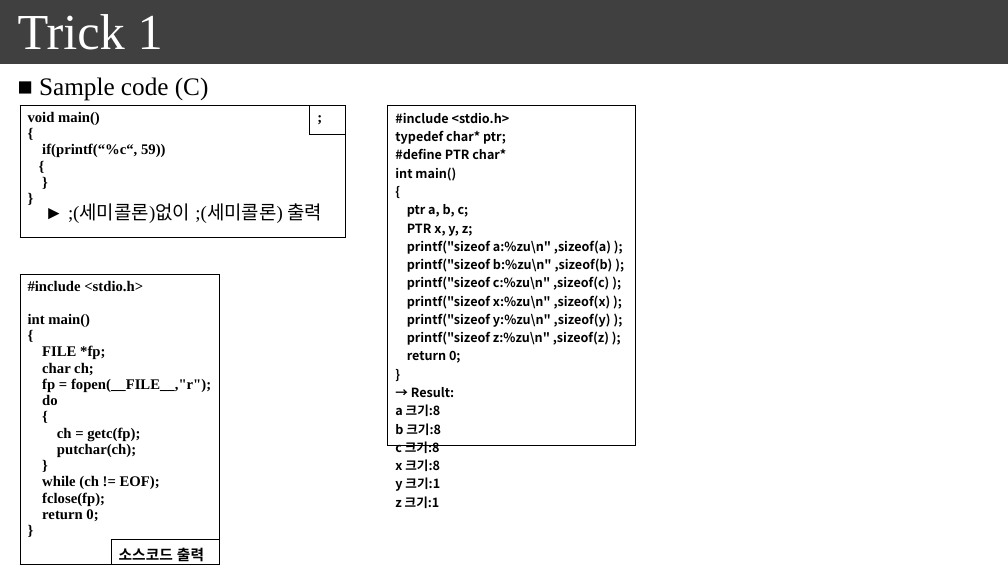
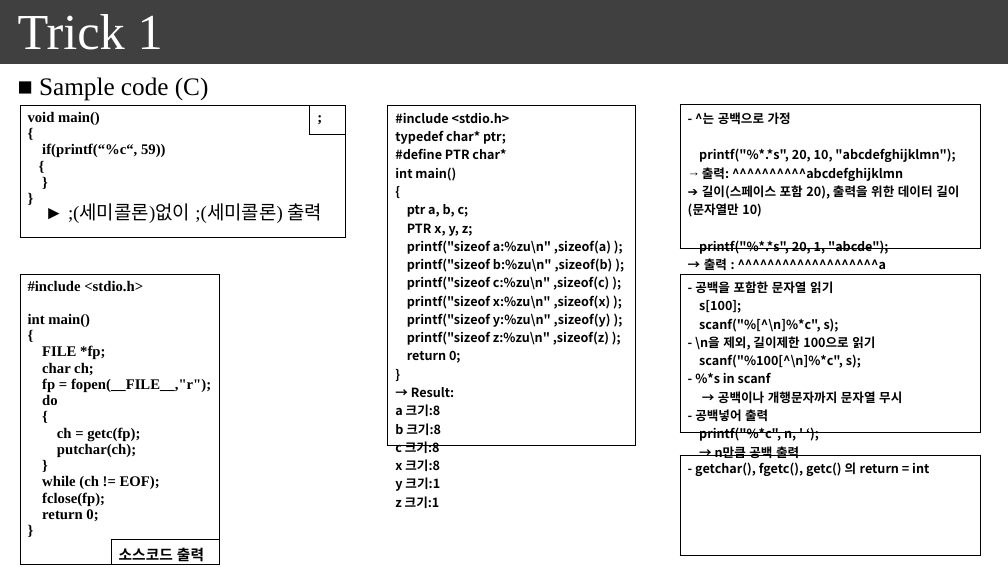
Before and after one commit to seonghokim/Study, a slide deck: slide 62 of everything in c.pptx (slide 56 before the commit). Drawn at 1008x567 pixels with LibreOffice and Linux fonts; fonts in the diff are those of the drawing. Boxes give left, top, right and bottom in pixels: in the first picture for what was removed or moved away, otherwise in the second. Text is boxed around its words. In the diff, an @@ line names an element or a change of style, - is before the commit and + after.

```diff
--- a/everything in c.pptx
+++ b/everything in c.pptx
@@ table added at (x1=681, y1=105, x2=981, y2=274), 1 rows, 1 columns @@
+- ^는 공백으로 가정 / printf("%*.*s", 20, 10, "abcdefghijklmn"); / 출력: ^^^^^^^^^^abcdefghijklmn / ➔ 길이(스페이스 포함 20), 출력을 위한 데이터 길이(문자열만 10) / printf("%*.*s", 20, 1, "abcde"); / → 출력 : ^^^^^^^^^^^^^^^^^^^a
@@ table added at (x1=681, y1=274, x2=981, y2=462), 1 rows, 1 columns @@
+- 공백을 포함한 문자열 읽기 / s[100]; / scanf("%[^\n]%*c", s); / - \n을 제외, 길이제한 100으로 읽기 / scanf("%100[^\n]%*c", s); / - %*s in scanf / → 공백이나 개행문자까지 문자열 무시 / - 공백넣어 출력 / printf("%*c", n, ' ‘); / → n만큼 공백 출력
@@ table added at (x1=681, y1=455, x2=981, y2=555), 1 rows, 1 columns @@
+- getchar(), fgetc(), getc() 의 return = int
```
Also in this commit, not shown: 1 other slide changed, 6 slides added.
